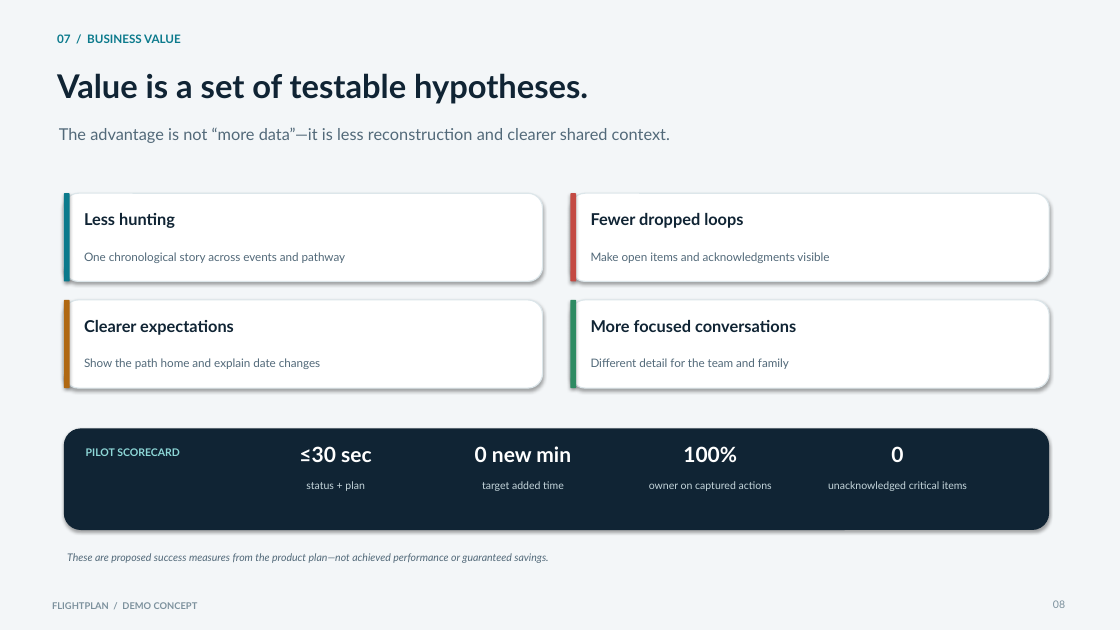
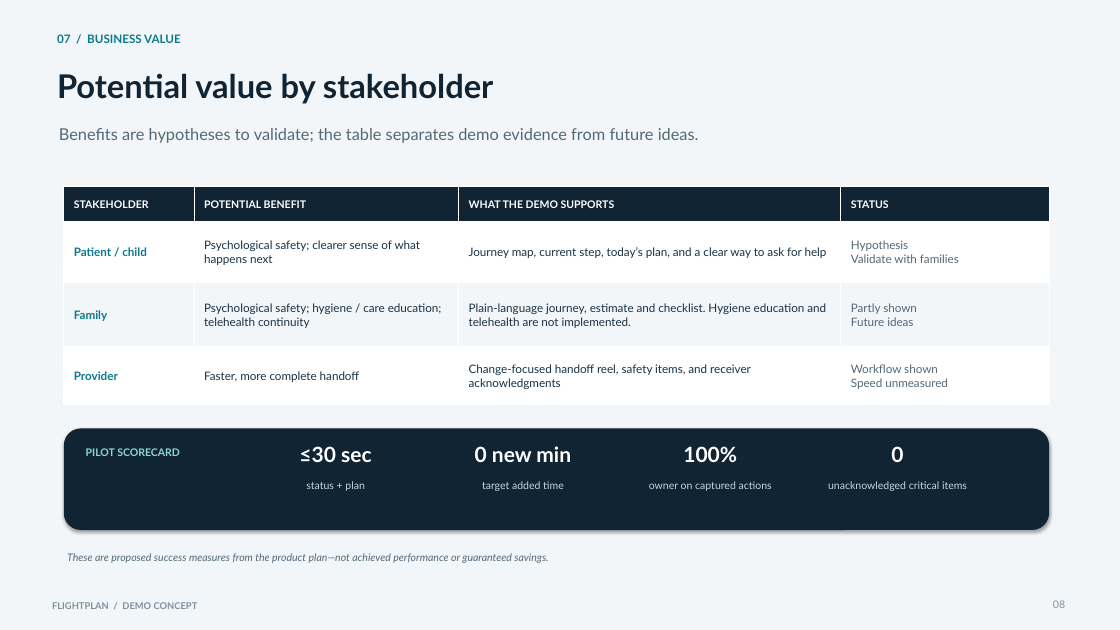
Before and after one commit to AmirrezaAsadi/FlightPlan2, a slide deck: slide 8 of FlightPlan-Demo-Presentation.pptx. Drawn at 1120x630 pixels with LibreOffice and Linux fonts; fonts in the diff are those of the drawing. Boxes give left, top, right and bottom in pixels: in the first picture for what was removed or moved away, otherwise in the second. Text is boxed around its words. In the diff, an @@ line names an element or a change of style, - is before the commit and + after.

```diff
--- a/FlightPlan-Demo-Presentation.pptx
+++ b/FlightPlan-Demo-Presentation.pptx
@@ text at <box>57,73,493,104</box>: text changed @@
-Value is a set of testable hypotheses.
+Potential value by stakeholder
@@ text at <box>59,128,699,143</box>: text changed @@
-The advantage is not “more data”—it is less reconstruction and clearer shared context.
+Benefits are hypotheses to validate; the table separates demo evidence from future ideas.
@@ rounded rectangle removed at <box>64,193,543,281</box> @@
@@ rounded rectangle removed at <box>64,193,70,281</box> @@
@@ table added at <box>64,187,1049,405</box>, 4 rows, 4 columns @@
+STAKEHOLDER | POTENTIAL BENEFIT | WHAT THE DEMO SUPPORTS | STATUS
+Patient / child | Psychological safety; clearer sense of what happens next | Journey map, current step, today’s plan, and a clear way to ask for help | Hypothesis / Validate with families
+Family | Psychological safety; hygiene / care education; telehealth continuity | Plain-language journey, estimate and checklist. Hygiene education and telehealth are not implemented. | Partly shown / Future ideas
+Provider | Faster, more complete handoff | Change-focused handoff reel, safety items, and receiver acknowledgments | Workflow shown / Speed unmeasured
@@ rounded rectangle removed at <box>571,193,1049,281</box> @@
@@ rounded rectangle removed at <box>571,193,576,281</box> @@
@@ text removed at <box>84,213,175,228</box> @@
-Less hunting
@@ text removed at <box>591,213,743,228</box> @@
-Fewer dropped loops
@@ text removed at <box>84,252,346,263</box> @@
-One chronological story across events and pathway
@@ text removed at <box>591,252,829,263</box> @@
-Make open items and acknowledgments visible
@@ rounded rectangle removed at <box>64,300,543,388</box> @@
@@ rounded rectangle removed at <box>64,300,70,388</box> @@
@@ text removed at <box>84,320,234,335</box> @@
-Clearer expectations
@@ rounded rectangle removed at <box>571,300,1049,388</box> @@
@@ rounded rectangle removed at <box>571,300,576,388</box> @@
@@ text removed at <box>591,320,796,332</box> @@
-More focused conversations
@@ text removed at <box>84,358,320,369</box> @@
-Show the path home and explain date changes
@@ text removed at <box>591,358,789,369</box> @@
-Different detail for the team and family
```
Also in this commit, not shown: 1 other file.
